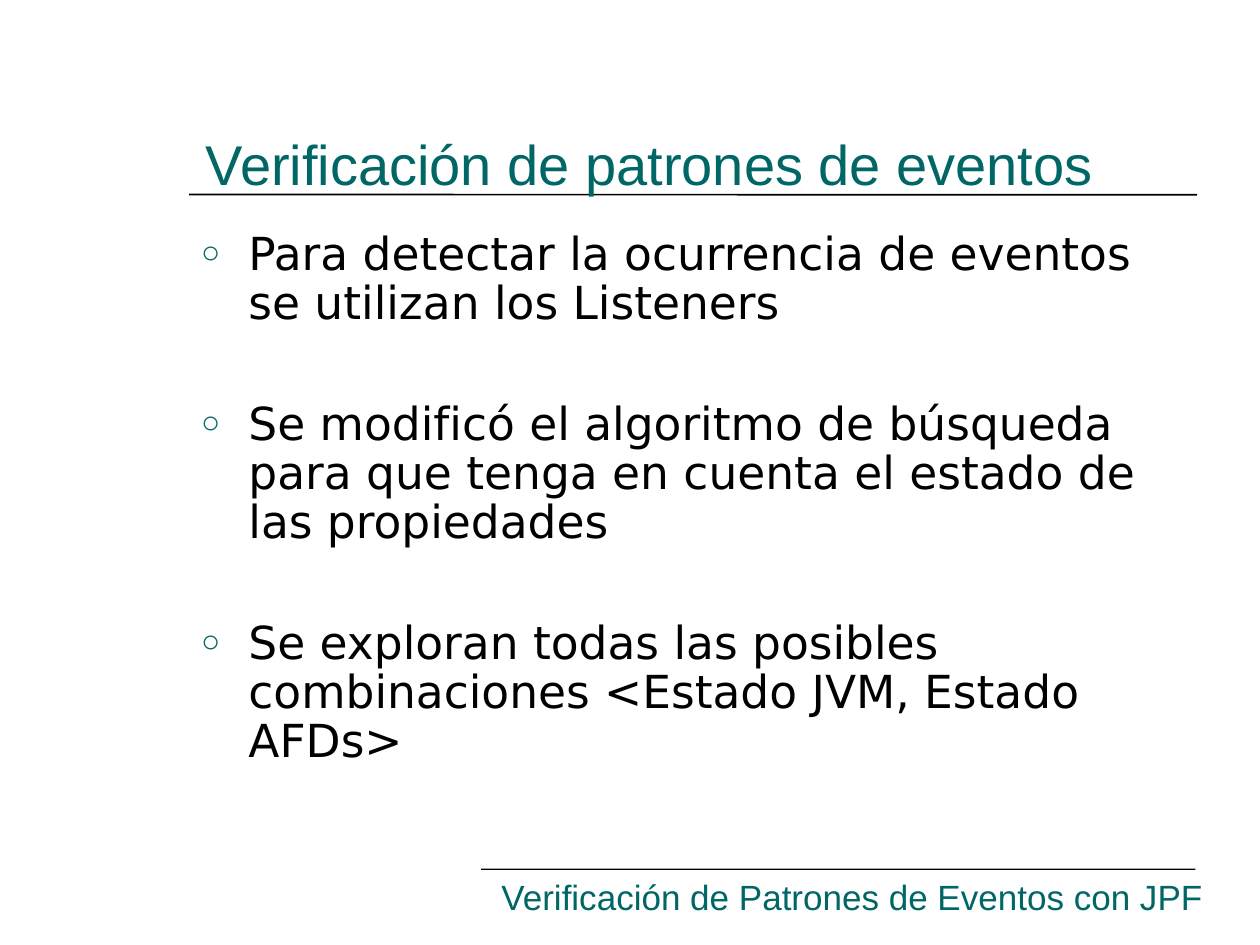
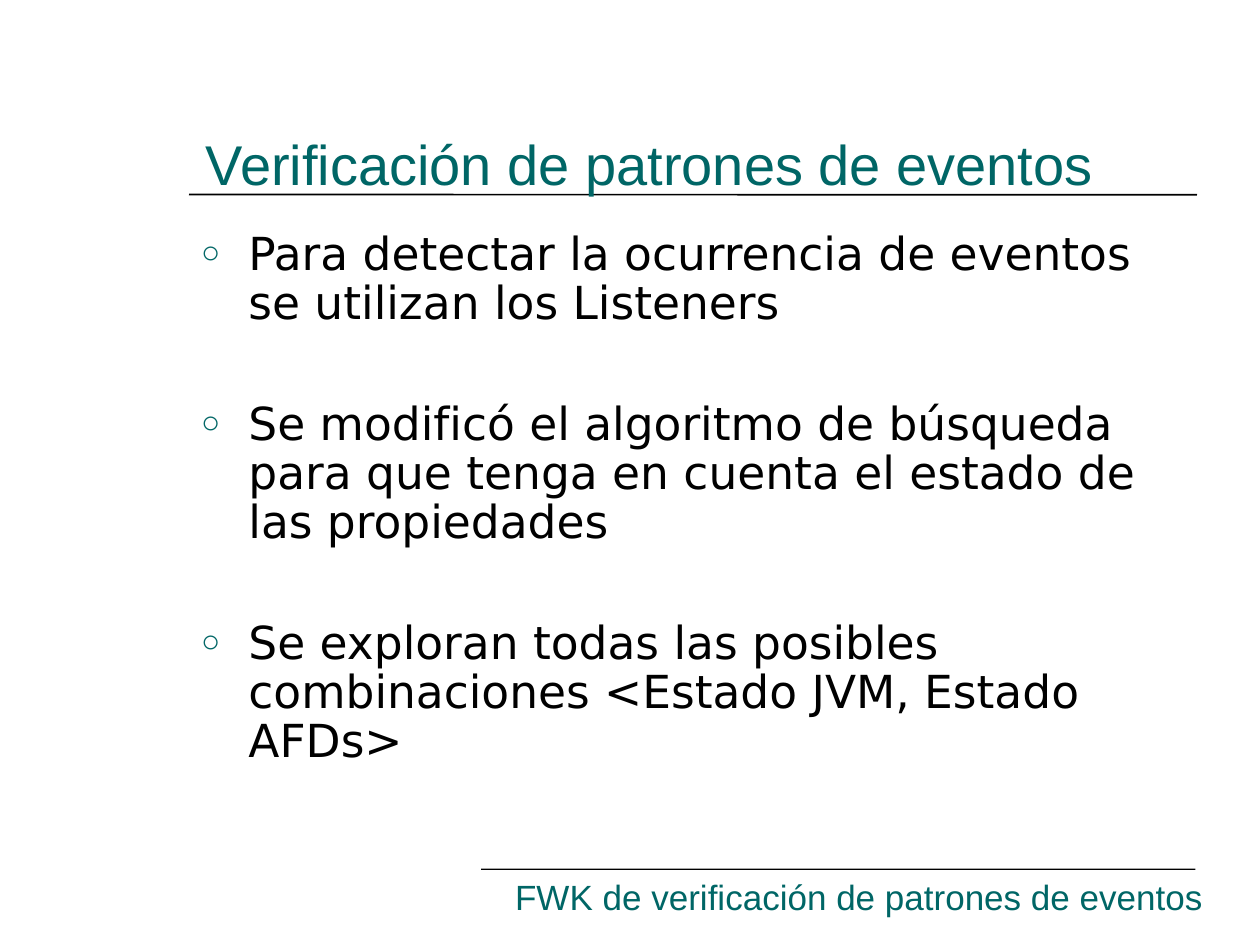
Before and after one commit to hugomelendez/tesis-jpf-2006, a slide deck: slide 25 of tesis-doc/Presentación.ppt. Drawn at 1260x945 pixels with LibreOffice and Linux fonts; fonts in the diff are those of the drawing. Boxes give left, top, right and bottom in pixels: in the first picture for what was removed or moved away, otherwise in the second. Text is boxed around its words. In the diff, an @@ line names an element or a change of style, - is before the commit and + after.

```diff
--- a/tesis-doc/Presentación.ppt
+++ b/tesis-doc/Presentación.ppt
@@ text at box(515, 884, 1203, 917): text changed @@
-Verificación de Patrones de Eventos con JPF
+FWK de verificación de patrones de eventos
```
Also in this commit, not shown: 12 other slides changed.
